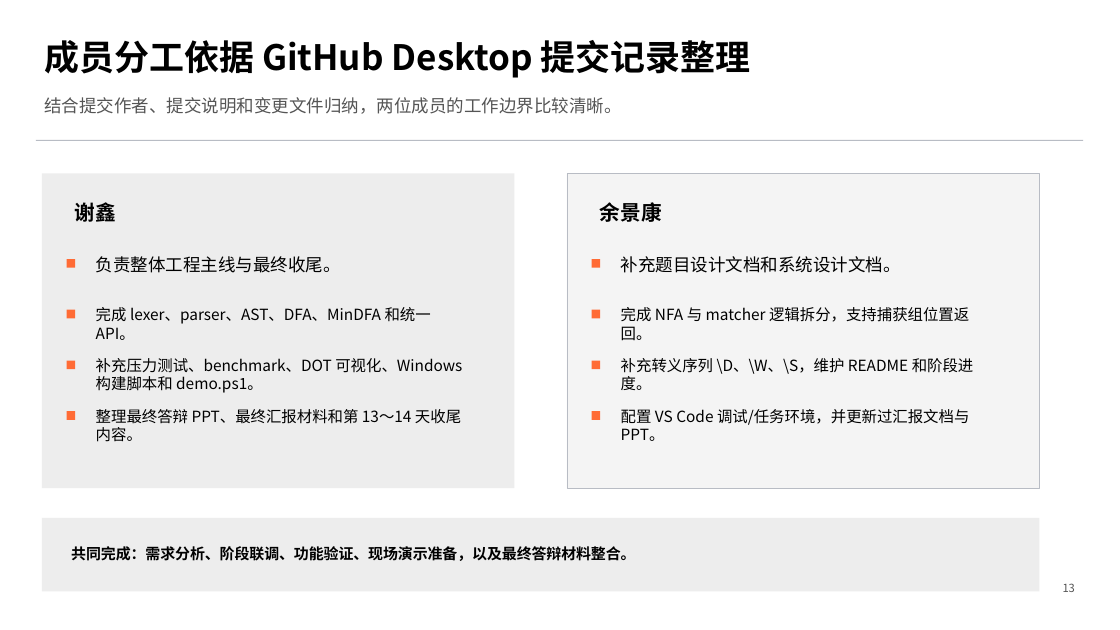
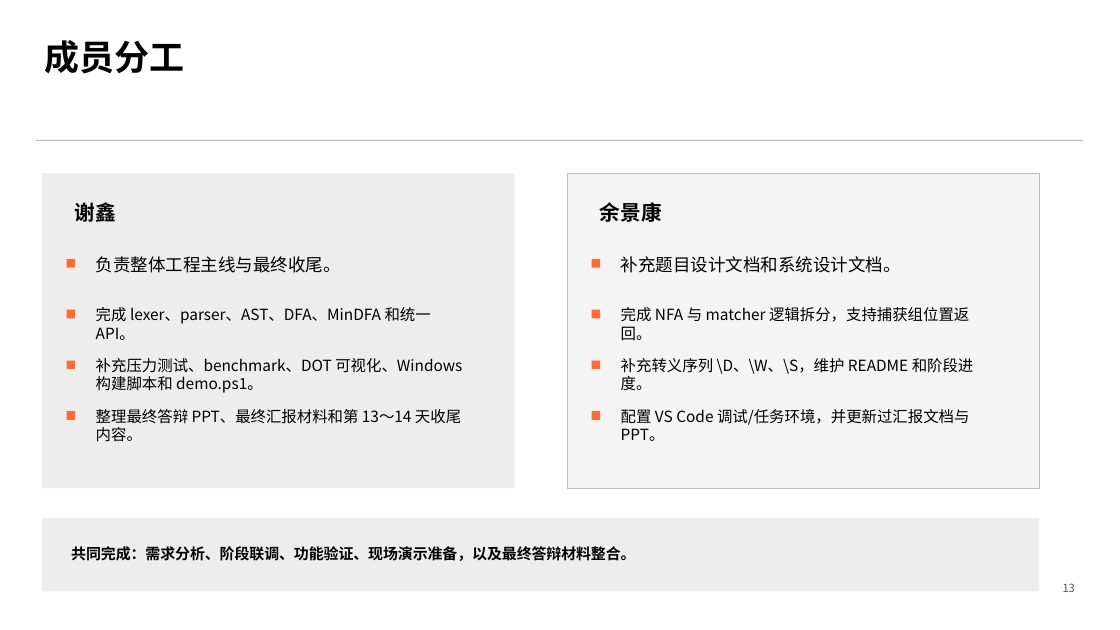
Before and after one commit to forrsine/likuan, a slide deck: slide 13 of 汇报-最终版.pptx. Drawn at 1120x630 pixels with LibreOffice and Linux fonts; fonts in the diff are those of the drawing. Boxes give left, top, right and bottom in pixels: in the first picture for what was removed or moved away, otherwise in the second. Text is boxed around its words. In the diff, an @@ line names an element or a change of style, - is before the commit and + after.

```diff
--- a/汇报-最终版.pptx
+++ b/汇报-最终版.pptx
@@ text at <box>44,40,184,74</box>: text changed @@
-成员分工依据 GitHub Desktop 提交记录整理
+成员分工
@@ text removed at <box>44,97,621,114</box> @@
-结合提交作者、提交说明和变更文件归纳，两位成员的工作边界比较清晰。
```
Also in this commit, not shown: 4 other slides changed, 2 other files.
